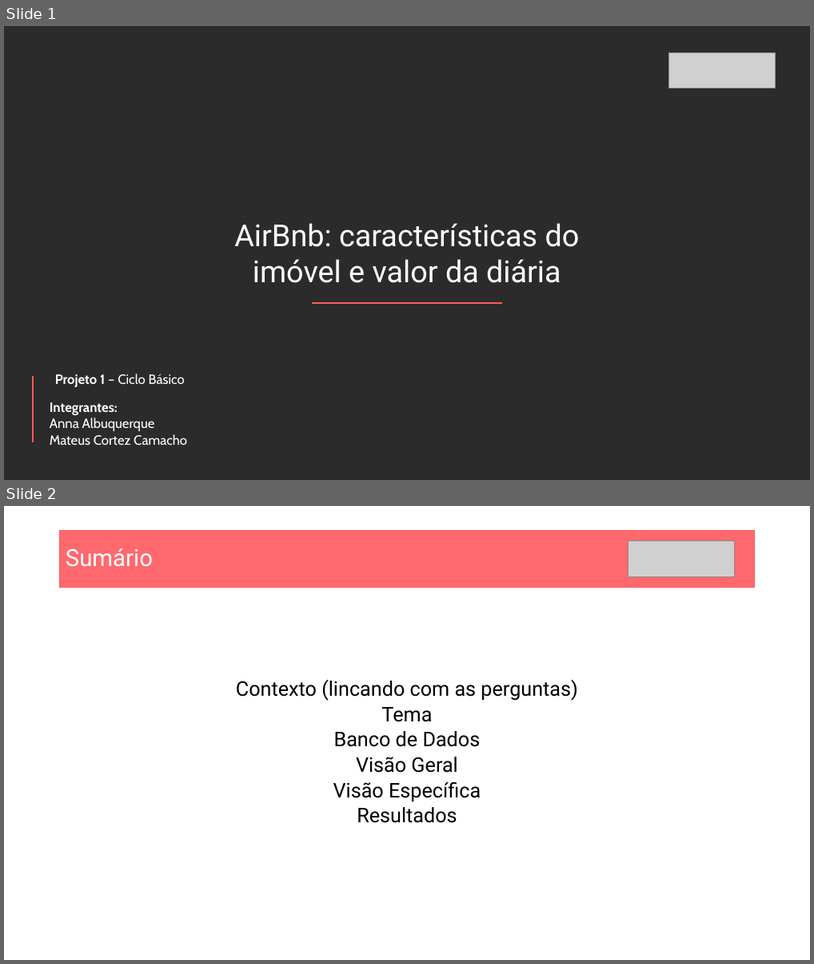
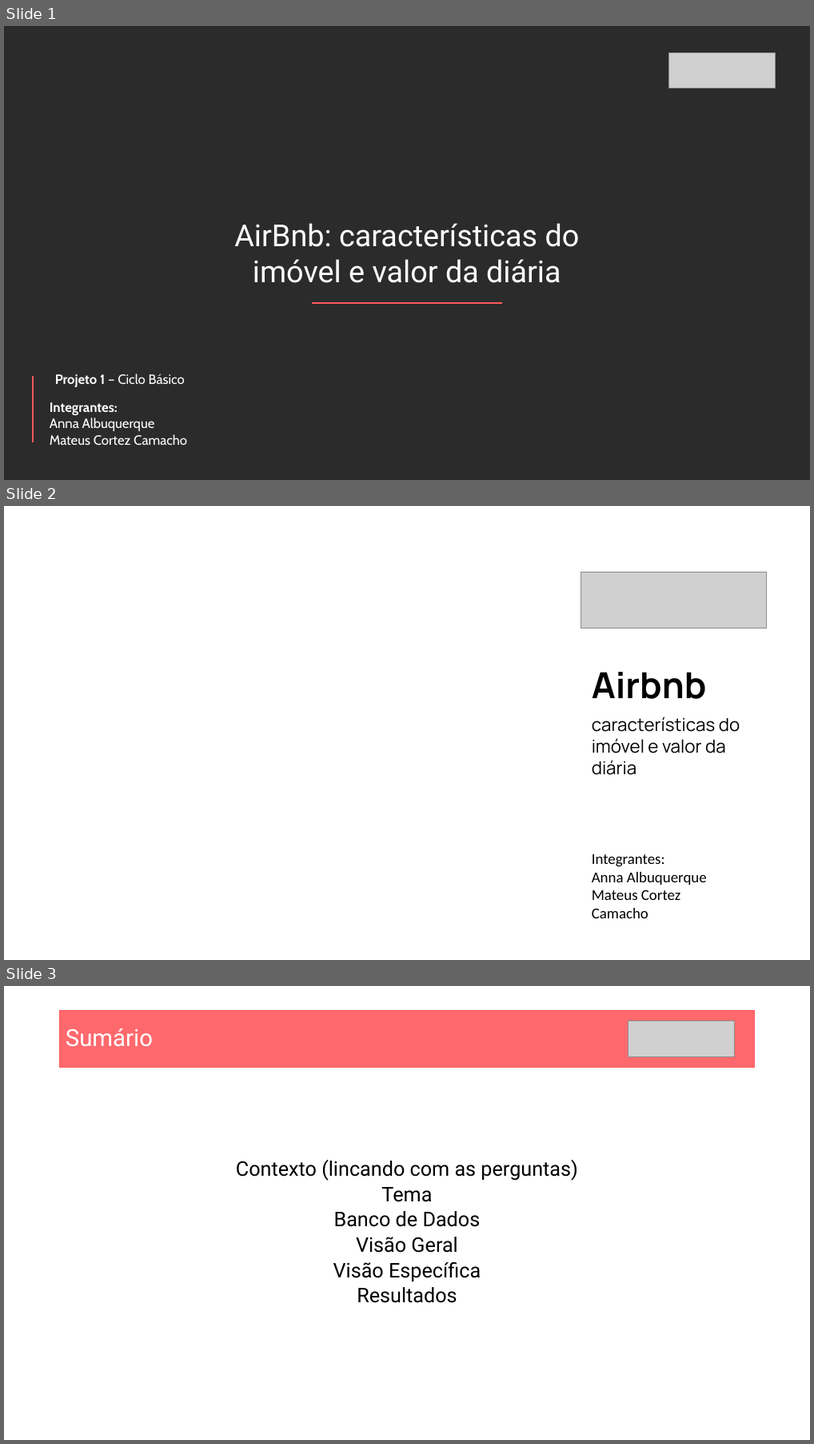
Before and after one commit to Matex0406/Projeto_1_CB, a slide deck: Seminário 1 - Insper Data - Análise AirBnb.pptx. Shown one above the other, each under a label of ours: slides 1 and 2 before the commit, slides 1, 2 and 3 after it. The pictures are 814x964 and 814x1444 pixels, drawn with LibreOffice and Linux fonts; fonts in the diff are those of the drawing; grey boxes stand for pictures; background and template pictures are left out; a plain dark background stands for a picture behind light text. Boxes give left, top, right and bottom in pixels: in the first picture for what was removed or moved away, otherwise in the second. Text is boxed around its words. In the diff, an @@ line names an element or a change of style, - is before the commit and + after.

```diff
--- a/Seminário 1 - Insper Data - Análise AirBnb.pptx
+++ b/Seminário 1 - Insper Data - Análise AirBnb.pptx
@@ slide 2 added at bbox=[4, 506, 810, 960], background picture (left out) @@
@@ rectangle added at bbox=[534, 506, 810, 960], fill #FFFFFF at 89% opacity @@
@@ picture added at bbox=[581, 572, 767, 628] @@
@@ text added at bbox=[592, 672, 740, 775], 21.3 pt, text #000000 @@
+  Airbnb
+  características do imóvel e valor da diária
@@ text added at bbox=[592, 854, 707, 918], 18 pt, text #000000 @@
+  Integrantes:
+  Anna Albuquerque
+  Mateus Cortez Camacho
@@ what was slide 2 is now slide 3 @@
```
Also in this commit, not shown: 1 other file.
